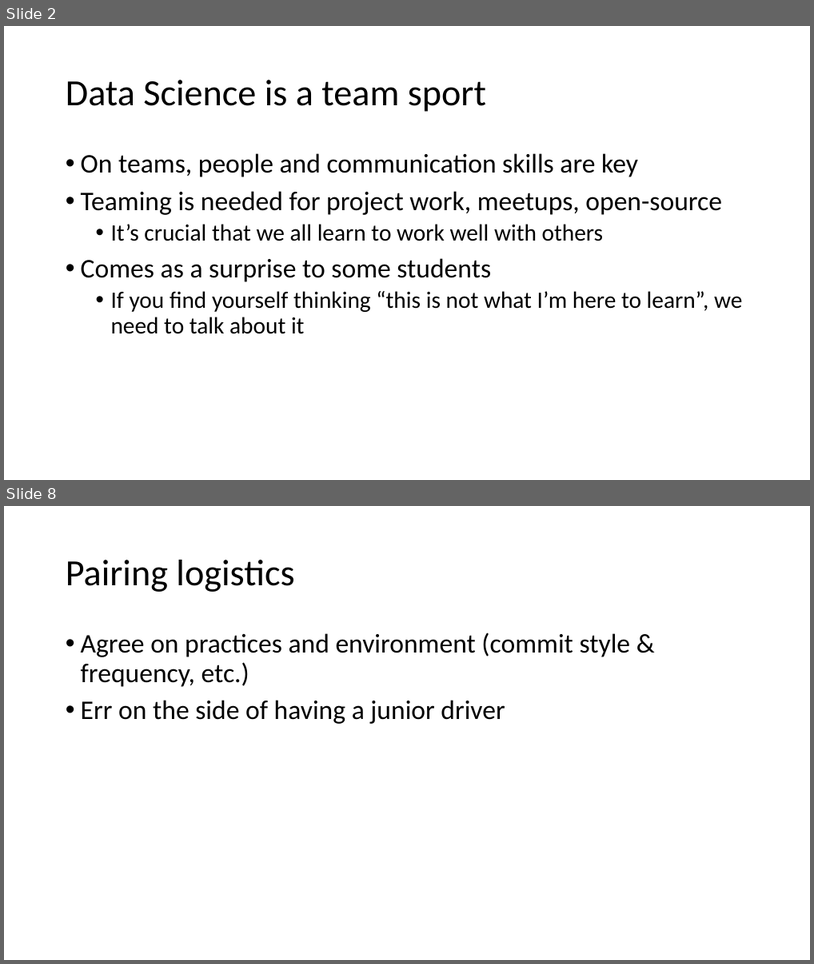
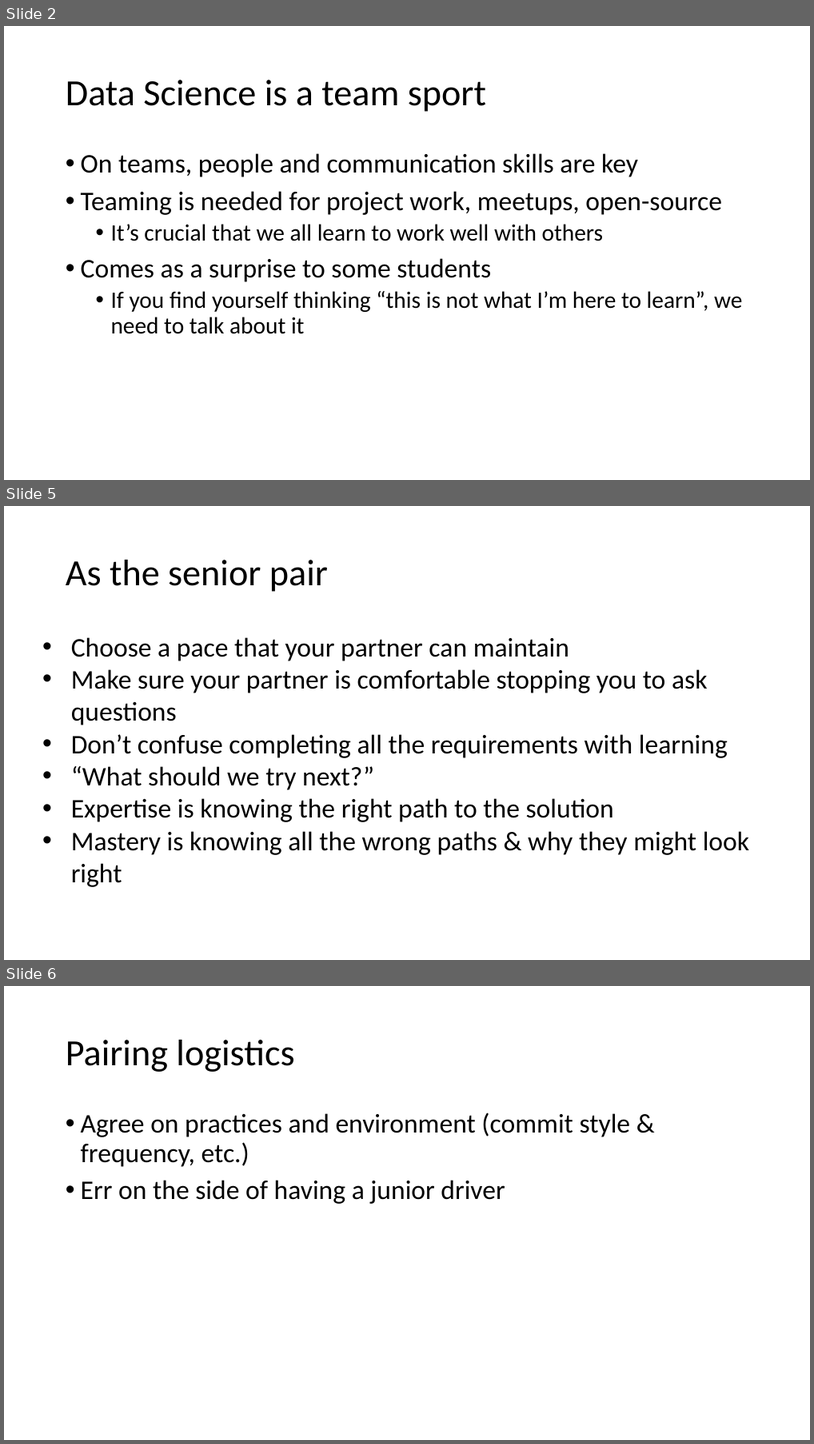
Before and after one commit to yuchild/course_repo, a slide deck: notes/why_pairing.pptx. Shown one above the other, each under a label of ours: slides 2 and 8 before the commit, slides 2, 5 and 6 after it; the slides between them are not shown. The pictures are 814x964 and 814x1444 pixels, drawn with LibreOffice and Linux fonts; fonts in the diff are those of the drawing. Boxes give left, top, right and bottom in pixels: in the first picture for what was removed or moved away, otherwise in the second. Text is boxed around its words. In the diff, an @@ line names an element or a change of style, - is before the commit and + after.

Commit message:
update why pair

```diff
--- a/notes/why_pairing.pptx
+++ b/notes/why_pairing.pptx
@@ slide 5 added at [4, 506, 810, 960], background #FFFFFF @@
@@ title added at [66, 560, 328, 592], 44 pt, text #000000 @@
+As the senior pair
@@ text added at [71, 637, 750, 887], 32 pt, text #000000 @@
+• Choose a pace that your partner can maintain
+• Make sure your partner is comfortable stopping you to ask questions
+• Don’t confuse completing all the requirements with learning
+• “What should we try next?”
+• Expertise is knowing the right path to the solution
+• Mastery is knowing all the wrong paths & why they might look right
@@ what was slide 8 is now slide 6 @@
```
Also in this commit, not shown: 4 other slides added, 5 slides removed.
